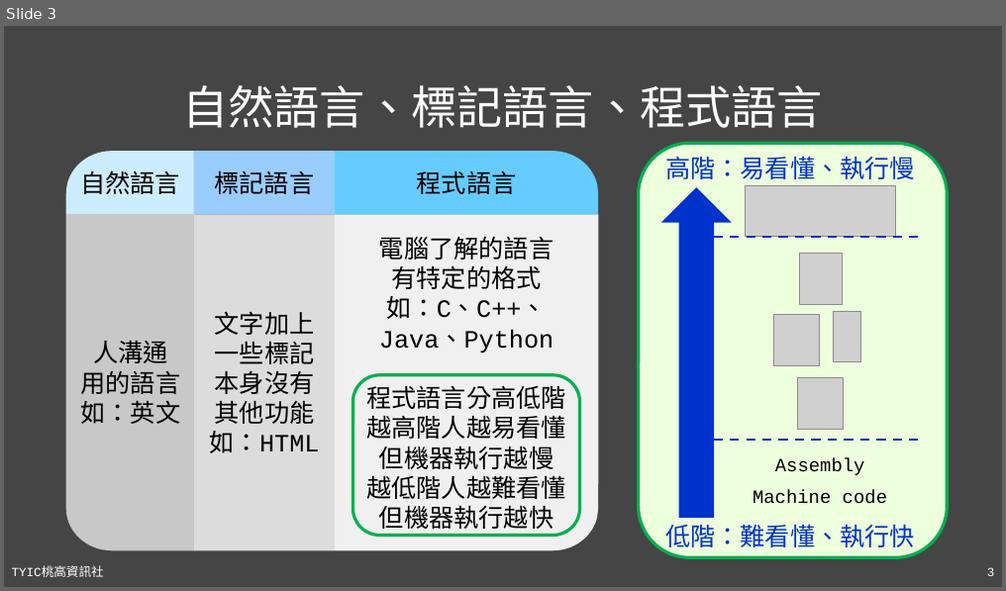
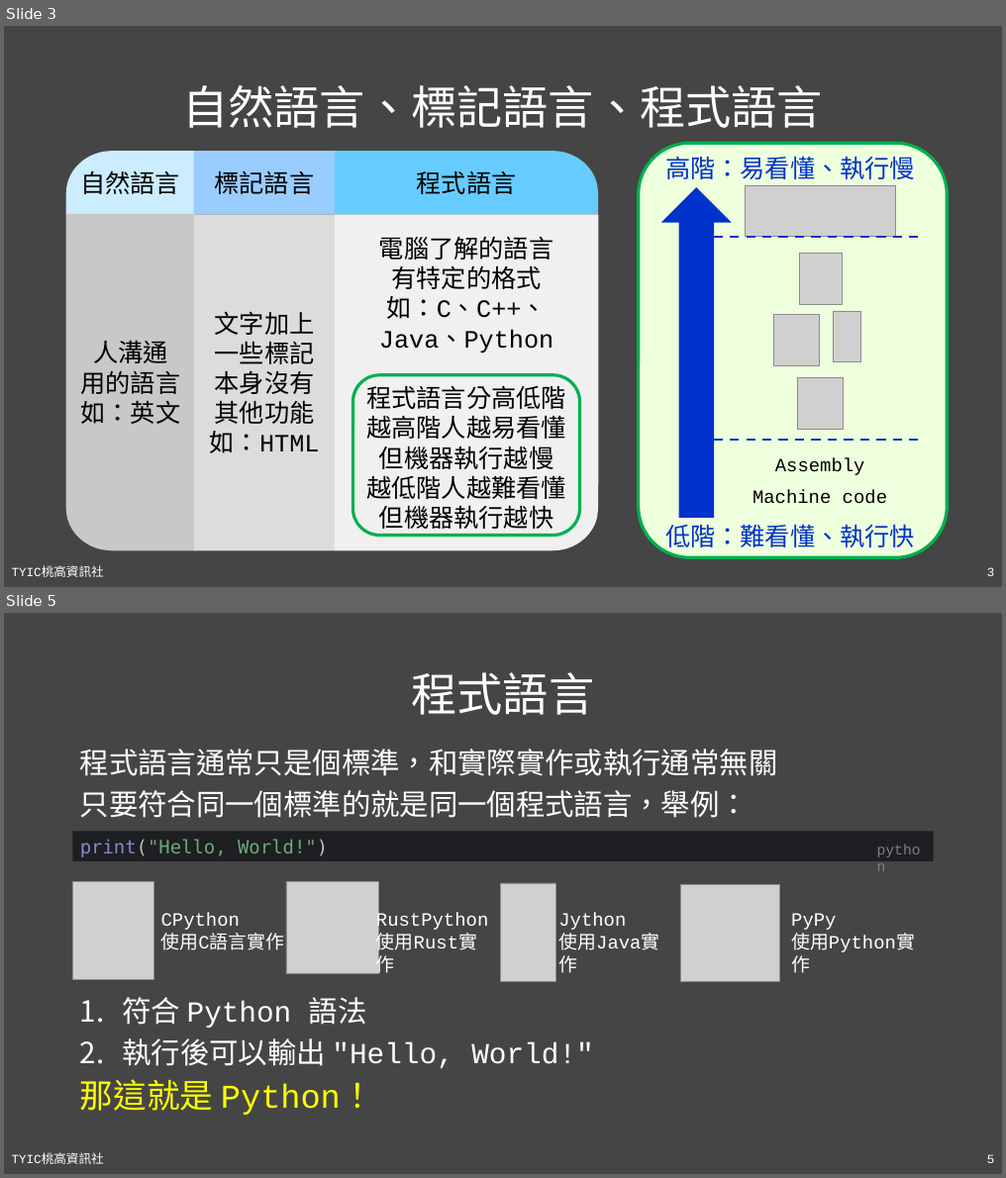
Before and after one commit to TYSHIC/slides, a slide deck: powerpoint/02_程式語言簡介.pptx. Shown one above the other, each under a label of ours: slide 3 before the commit, slides 3 and 5 after it; the slides between them are not shown. The pictures are 1006x591 and 1006x1178 pixels, drawn with LibreOffice and Linux fonts; fonts in the diff are those of the drawing; grey boxes stand for pictures. Boxes give left, top, right and bottom in pixels: in the first picture for what was removed or moved away, otherwise in the second. Text is boxed around its words. In the diff, an @@ line names an element or a change of style, - is before the commit and + after.

```diff
--- a/powerpoint/02_程式語言簡介.pptx
+++ b/powerpoint/02_程式語言簡介.pptx
@@ slide 5 added at <box>4,613,1002,1174</box>, background #454545; not listed: 2 template elements that a slide beside it also shows @@
@@ title added at <box>411,672,594,715</box>, 44 pt, text #FFFFFF @@
+程式語言
@@ text added at <box>80,749,778,818</box>, 28 pt, text #FFFFFF @@
+程式語言通常只是個標準，和實際實作或執行通常無關
+只要符合同一個標準的就是同一個程式語言，舉例：
@@ rectangle added at <box>73,832,934,861</box>, fill #1E1F22, 18 pt, text #6AAB73 @@
+print("Hello, World!")
@@ text added at <box>869,837,933,862</box>, 14 pt, text #808080 @@
+python
@@ picture added at <box>73,881,153,980</box> @@
@@ picture added at <box>286,881,378,973</box> @@
@@ picture added at <box>501,883,556,981</box> @@
@@ picture added at <box>681,884,779,981</box> @@
@@ text added at <box>161,913,285,951</box>, 18 pt, text #FFFFFF @@
+CPython
+使用C語言實作
@@ text added at <box>376,913,488,955</box>, 18 pt, text #FFFFFF @@
+RustPython
+使用Rust實作
@@ text added at <box>558,913,659,951</box>, 18 pt, text #FFFFFF @@
+Jython
+使用Java實作
@@ text added at <box>791,913,915,953</box>, 18 pt, text #FFFFFF @@
+PyPy
+使用Python實作
@@ text added at <box>122,997,593,1068</box>, 28 pt, text #FFFFFF @@
+1. 符合 Python 語法
+2. 執行後可以輸出 "Hello, World!"
@@ text added at <box>80,1079,374,1115</box>, 32 pt, text #FFFF00 @@
+那這就是 Python！
```
Also in this commit, not shown: 1 slide changed, 4 other files.
